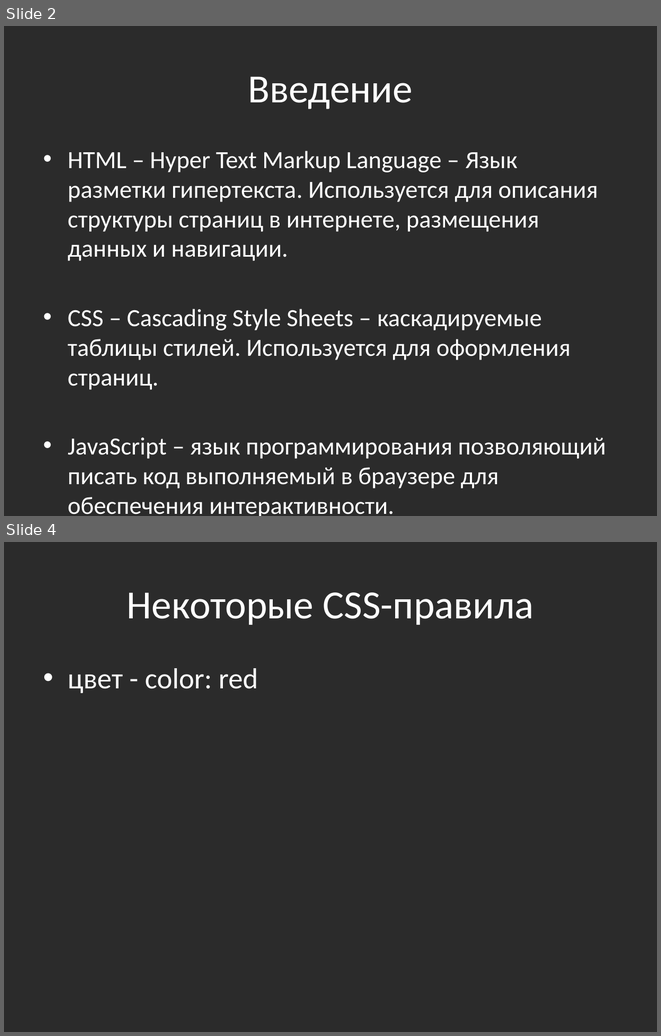
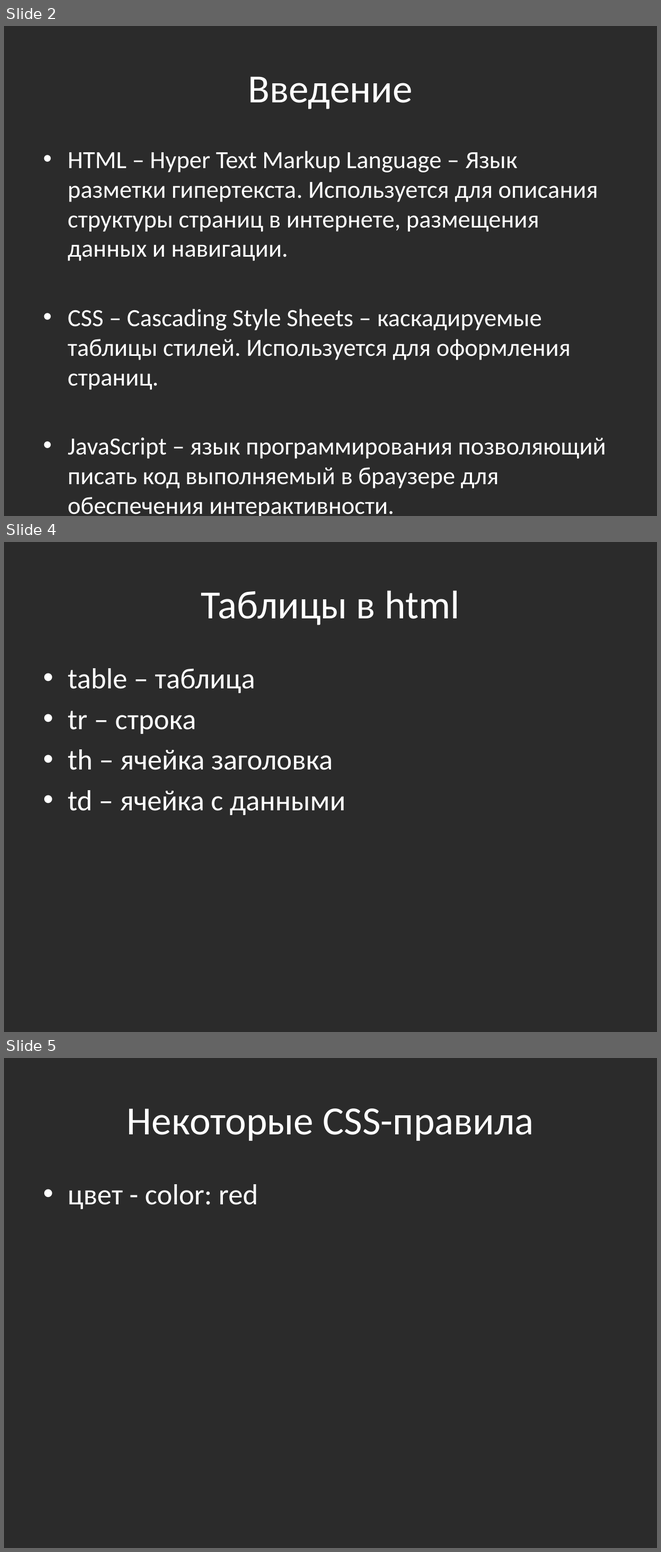
Before and after one commit to bazile/AspNetMvcTraining, a slide deck: html-css-js.pptx. Shown one above the other, each under a label of ours: slides 2 and 4 before the commit, slides 2, 4 and 5 after it; the slides between them are not shown. The pictures are 661x1036 and 661x1552 pixels, drawn with LibreOffice and Linux fonts; fonts in the diff are those of the drawing; background and template pictures are left out; a plain dark background stands for a picture behind light text. Boxes give left, top, right and bottom in pixels: in the first picture for what was removed or moved away, otherwise in the second. Text is boxed around its words. In the diff, an @@ line names an element or a change of style, - is before the commit and + after.

```diff
--- a/html-css-js.pptx
+++ b/html-css-js.pptx
@@ slide 4 added at box(4, 542, 657, 1032), background picture (left out) @@
@@ title added at box(201, 590, 459, 625), 44 pt, text #FFFFFF @@
+Таблицы в html
@@ text added at box(68, 668, 345, 815), 32 pt, text #FFFFFF @@
+• table – таблица
+• tr – строка
+• th – ячейка заголовка
+• td – ячейка с данными
@@ what was slide 4 is now slide 5 @@
```
Also in this commit, not shown: 1 slide changed, 3 other files.
